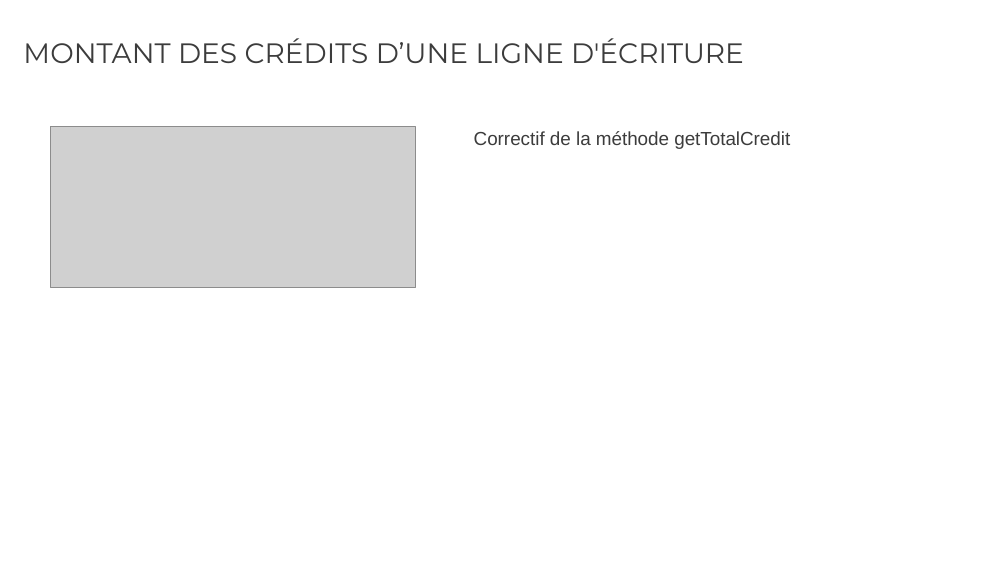
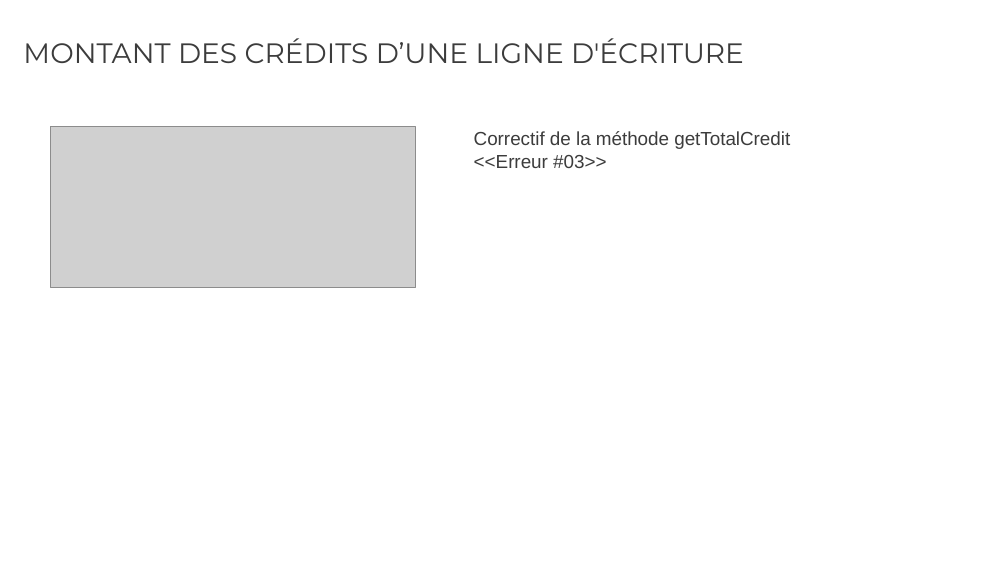
Before and after one commit to rvallet/ocp9-projetB4, a slide deck: slide 6 of doc/Présentation_OCP9_projetB4.pptx. Drawn at 1008x567 pixels with LibreOffice and Linux fonts; fonts in the diff are those of the drawing; grey boxes stand for pictures. Boxes give left, top, right and bottom in pixels: in the first picture for what was removed or moved away, otherwise in the second. Text is boxed around its words. In the diff, an @@ line names an element or a change of style, - is before the commit and + after.

```diff
--- a/doc/Présentation_OCP9_projetB4.pptx
+++ b/doc/Présentation_OCP9_projetB4.pptx
@@ text at <box>474,131,790,168</box>: text changed @@
-Correctif de la méthode getTotalCredit
+Correctif de la méthode getTotalCredit <<Erreur #03>>
```
Also in this commit, not shown: 6 other slides changed, 2 slides added, 2 other files.
